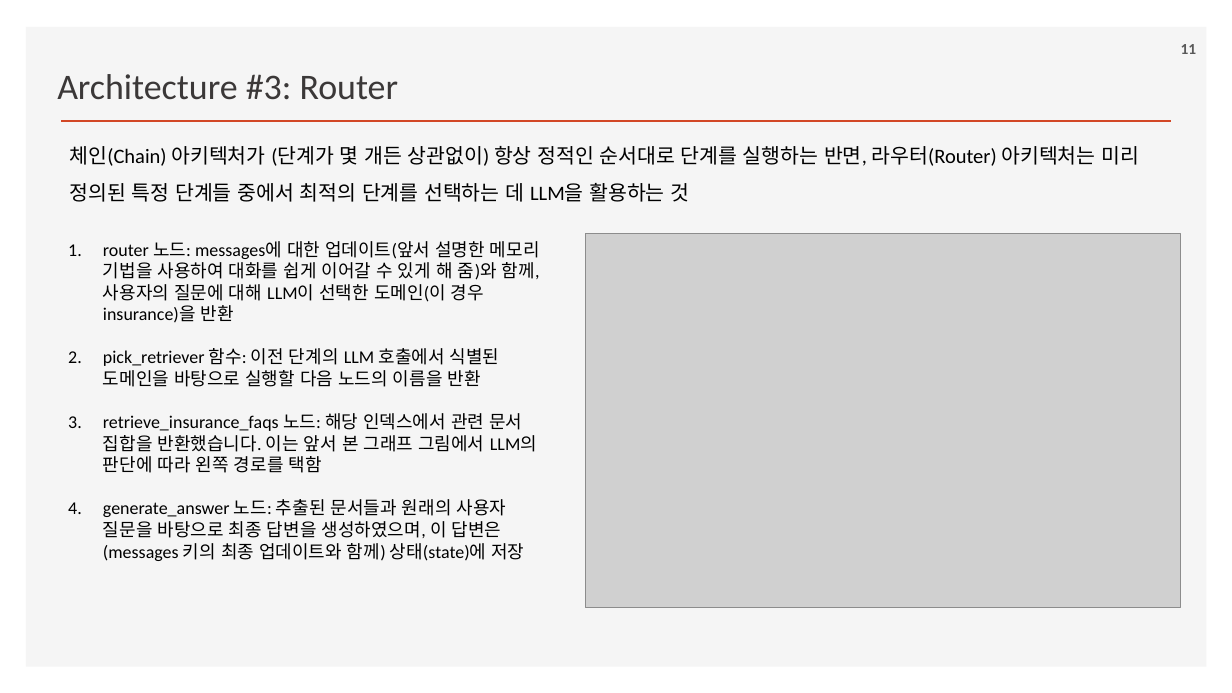
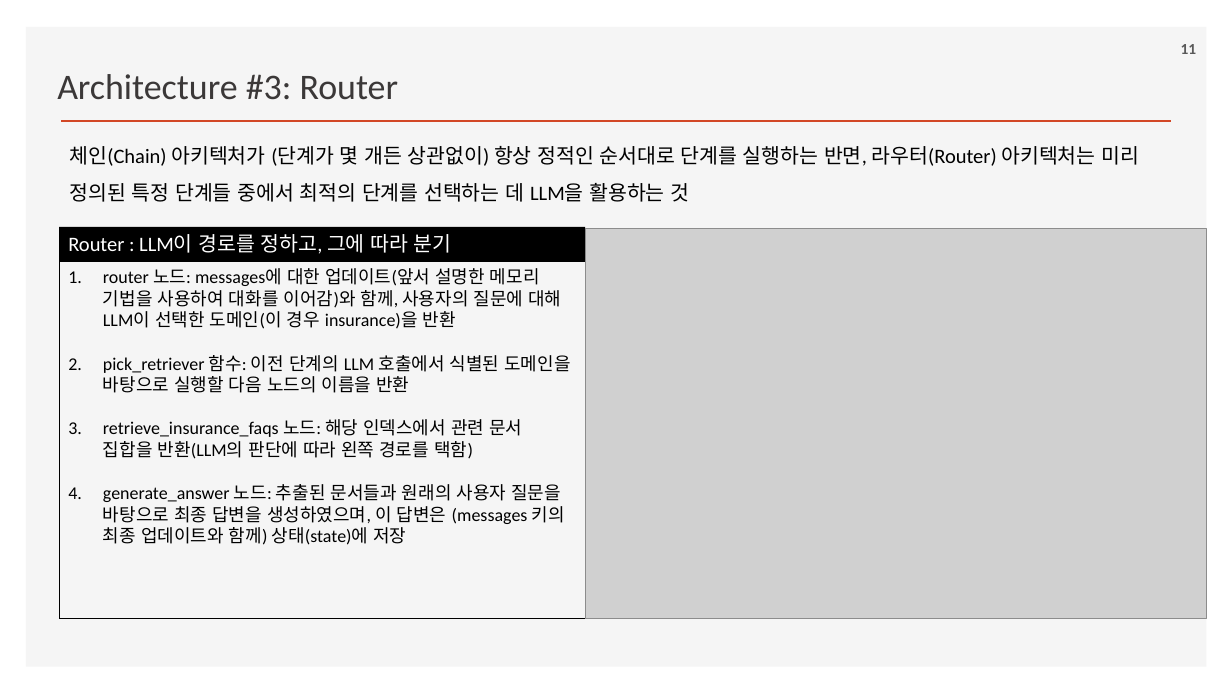
Before and after one commit to ancestor9/2026_Fall_Learning-Langchain-AI-Agent, a slide deck: slide 11 of ppts/CHAPTER 5 Cognitive Architectures with LangGraph.pptx. Drawn at 1232x693 pixels with LibreOffice and Linux fonts; fonts in the diff are those of the drawing; grey boxes stand for pictures; background and template pictures are left out. Boxes give left, top, right and bottom in pixels: in the first picture for what was removed or moved away, otherwise in the second. Text is boxed around its words. In the diff, an @@ line names an element or a change of style, - is before the commit and + after.

```diff
--- a/ppts/CHAPTER 5 Cognitive Architectures with LangGraph.pptx
+++ b/ppts/CHAPTER 5 Cognitive Architectures with LangGraph.pptx
@@ rectangle added at [59,227,585,262], fill #000000, 16 pt, text #FFFFFF @@
+Router : LLM이 경로를 정하고, 그에 따라 분기
@@ picture: place and size @@
-picture at [585,234,1181,608]
+picture at [585,229,1206,619]
@@ rectangle "router 노드: messages에 대한 업데이트(앞서 ...": place and size @@
-rectangle "router 노드: messages에 대한 업데이트(앞서 ..." at [103,241,540,561]
+rectangle "router 노드: messages에 대한 업데이트(앞서 ..." at [59,262,585,619]
@@ rectangle "router 노드: messages에 대한 업데이트(앞서 ..." at [59,262,585,619]: outline none to #000000 0.75 pt @@
@@ text in rectangle at [103,268,561,329]: text changed @@
-1. router 노드: messages에 대한 업데이트(앞서 설명한 메모리 기법을 사용하여 대화를 쉽게 이어갈 수 있게 해 줌)와 함께, 사용자의 질문에 대해 LLM이 선택한 도메인(이 경우 insurance)을 반환
+1. router 노드: messages에 대한 업데이트(앞서 설명한 메모리 기법을 사용하여 대화를 이어감)와 함께, 사용자의 질문에 대해 LLM이 선택한 도메인(이 경우 insurance)을 반환
@@ text in rectangle at [103,419,522,459]: text changed @@
-3. retrieve_insurance_faqs 노드: 해당 인덱스에서 관련 문서 집합을 반환했습니다. 이는 앞서 본 그래프 그림에서 LLM의 판단에 따라 왼쪽 경로를 택함
+3. retrieve_insurance_faqs 노드: 해당 인덱스에서 관련 문서 집합을 반환(LLM의 판단에 따라 왼쪽 경로를 택함)
```
Also in this commit, not shown: 5 other slides changed, 1 slide added, 1 slide removed.
